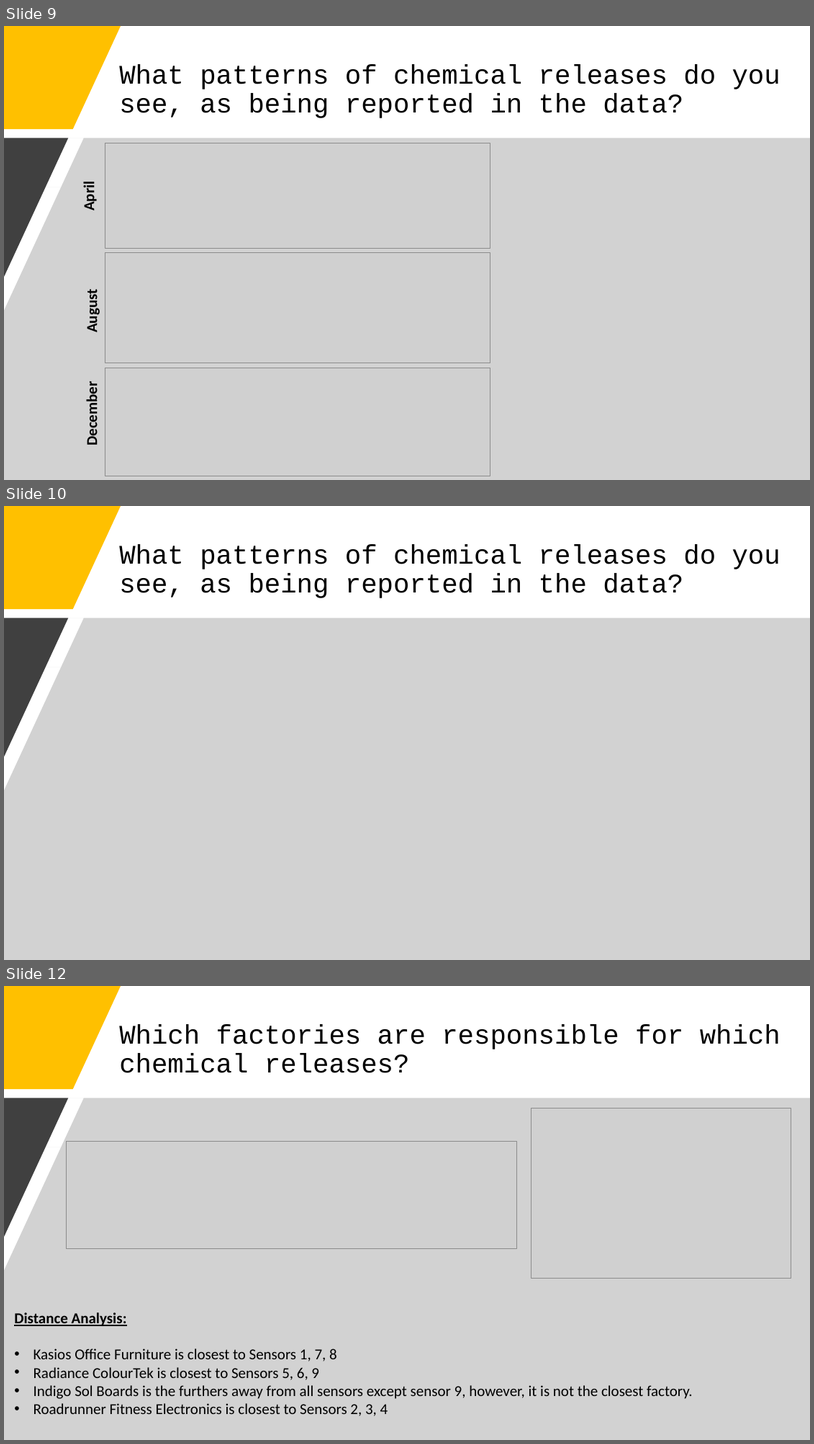
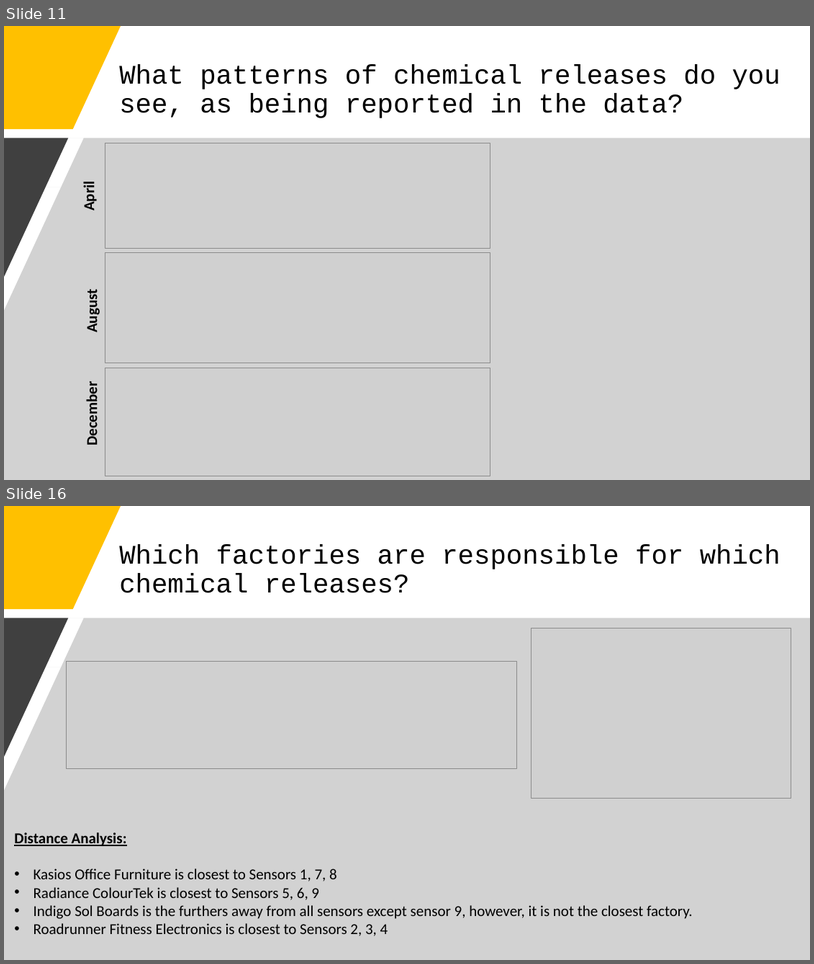
Before and after one commit to j-tice/capstone_final, a slide deck: Capstone Final Project Presentation.pptx. Shown one above the other, each under a label of ours: slides 9, 10 and 12 before the commit, slides 11 and 16 after it; the slides between them are not shown. The pictures are 814x1444 and 814x964 pixels, drawn with LibreOffice and Linux fonts; fonts in the diff are those of the drawing; grey boxes stand for pictures. Boxes give left, top, right and bottom in pixels: in the first picture for what was removed or moved away, otherwise in the second. Text is boxed around its words. In the diff, an @@ line names an element or a change of style, - is before the commit and + after.

```diff
--- a/Capstone Final Project Presentation.pptx
+++ b/Capstone Final Project Presentation.pptx
@@ slide 10 removed at (4, 506, 810, 960), background #FFFFFF @@
@@ freeform shape removed at (4, 506, 121, 609) @@
@@ title removed at (119, 544, 781, 598) @@
-What patterns of chemical releases do you see, as being reported in the data?
@@ freeform shape removed at (4, 618, 810, 960) @@
@@ freeform shape removed at (4, 618, 68, 757) @@
@@ what was slide 9 is now slide 11 @@
@@ what was slide 12 is now slide 16 @@
```
Also in this commit, not shown: 4 slides changed, 9 slides added.
